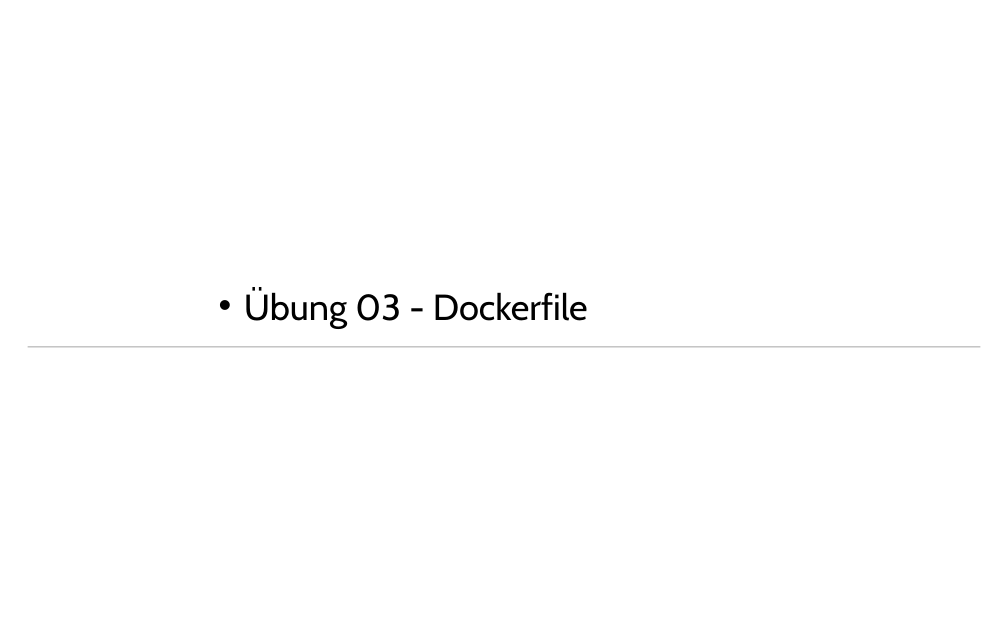
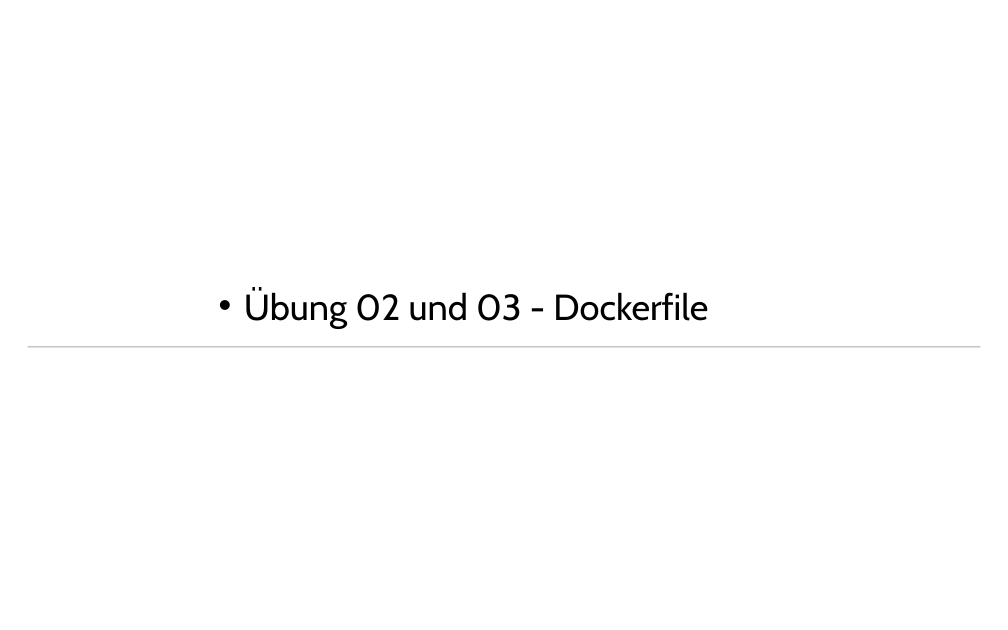
Before and after one commit to LNA-DEV/Workshop-Docker, a slide deck: slide 12 of Presentation.odp. Drawn at 1008x630 pixels with LibreOffice and Linux fonts; fonts in the diff are those of the drawing; background and template pictures are left out. Boxes give left, top, right and bottom in pixels: in the first picture for what was removed or moved away, otherwise in the second. Text is boxed around its words. In the diff, an @@ line names an element or a change of style, - is before the commit and + after.

```diff
--- a/Presentation.odp
+++ b/Presentation.odp
@@ text at box(244, 290, 708, 329): text changed @@
-• Übung 03 - Dockerfile
+• Übung 02 und 03 - Dockerfile
```
Also in this commit, not shown: 1 other slide changed, 1 slide added, 1 slide removed, 6 other files.
